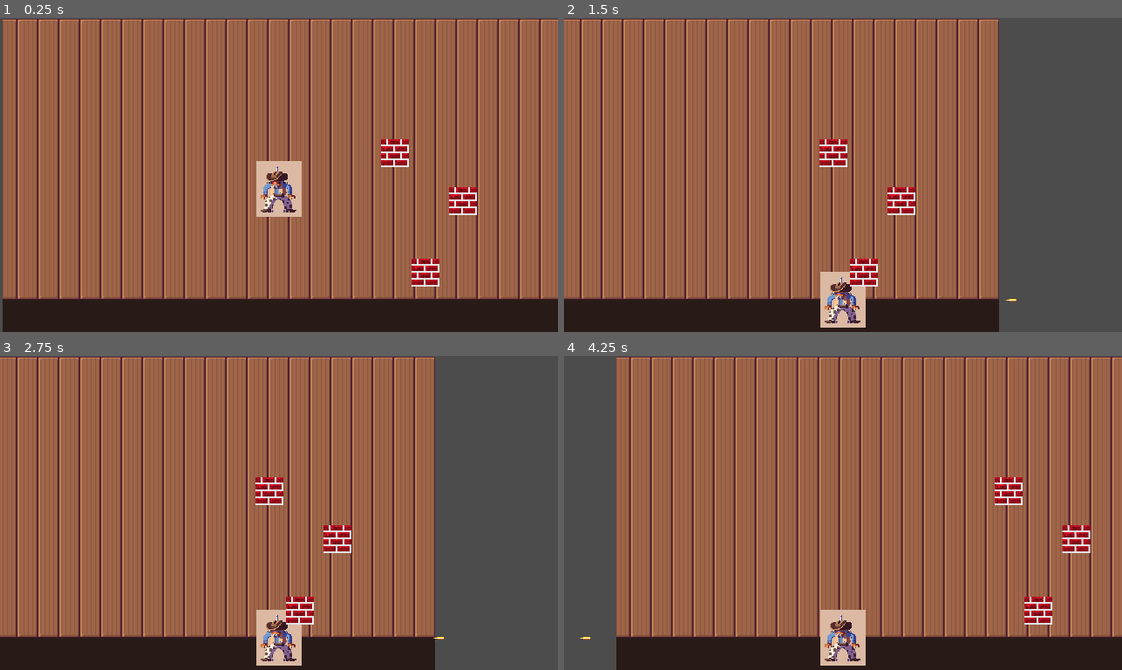
Above: before the commit, frames 1-4 (two rows, left to right).
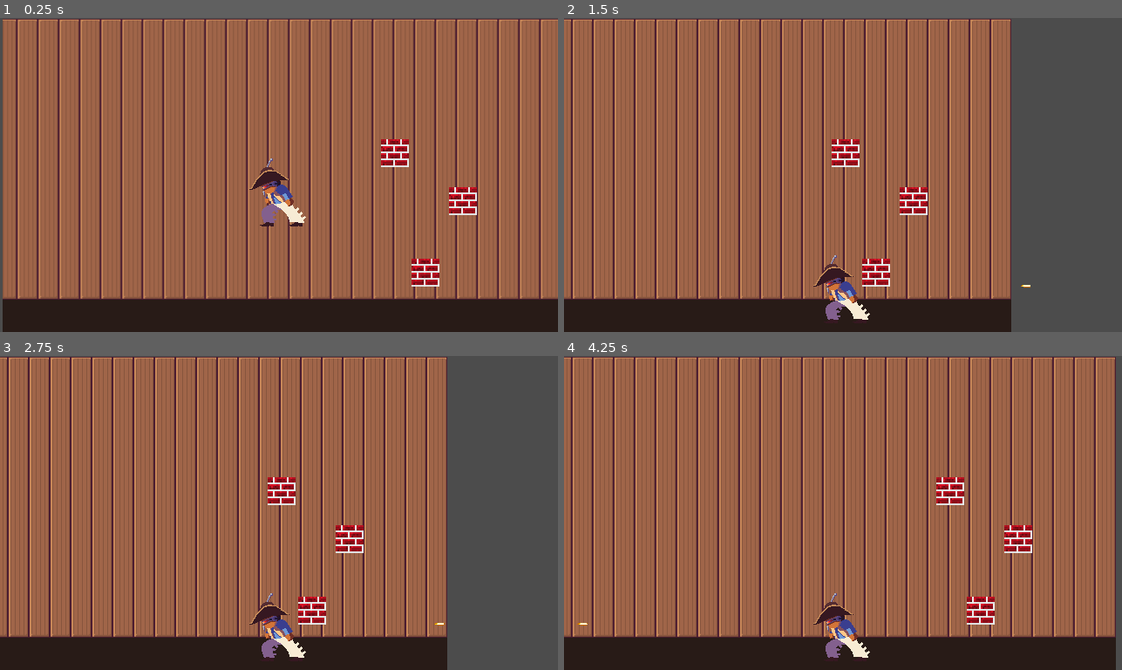
Above: after the commit, the same moments.

Repository: ttalexander2/Galactic-Hoedown-Showdown
Game: Godot game, scene res://Main.tscn
The game is run twice, just before and just after one commit, with the same random seed, the same clock (stepped at 60 frames per second) and the same inputs.
Inputs:
- Up to frame 1 (0.25 s): no input
- Up to frame 2 (1.5 s): hold Right (ui_right) 0.53-1.28 s; hold Down (ui_down) from 1.28 s (still down)
- Up to frame 3 (2.75 s): tap Enter at 2 s; release Down (ui_down) at 2.03 s; hold Right (ui_right) from 2.03 s (still down)
- Up to frame 4 (4.25 s): tap Space (ui_up) at 2.75 s; release Right (ui_right) at 2.78 s; hold Space (ui_up) 2.78-3.53 s; hold Left (ui_left) from 3.53 s (still down)

The runs differ from the first frame. In frame 1, 1.6% of the frame differs, in the area x 44-55%, y 44-67%; in frame 2, 25%; in frame 3, 27%; in frame 4, 43%, in the area x 0-100%, y 0-100%.

Commit message:
animation loaded sorta

Diff:
--- a/Player.tscn
+++ b/Player.tscn
@@ -1,11 +1,11 @@
 [gd_scene load_steps=23 format=2]
 
 [ext_resource path="res://Player.gd" type="Script" id=1]
-[ext_resource path="res://CowboyTemp.png" type="Texture" id=2]
+[ext_resource path="res://COWLAD_SPRITESHEET.png" type="Texture" id=2]
 
 [sub_resource type="CapsuleShape2D" id=1]
-radius = 12.1911
-height = 22.7149
+radius = 21.7503
+height = 33.3256
 
 [sub_resource type="Animation" id=2]
 resource_name = "Fall"
@@ -15,6 +15,32 @@
 
 [sub_resource type="Animation" id=4]
 resource_name = "Idle_Right"
+length = 0.8
+loop = true
+tracks/0/type = "value"
+tracks/0/path = NodePath("Sprite:frame")
+tracks/0/interp = 1
+tracks/0/loop_wrap = true
+tracks/0/imported = false
+tracks/0/enabled = true
+tracks/0/keys = {
+"times": PoolRealArray( 0, 0.2, 0.4, 0.6 ),
+"transitions": PoolRealArray( 1, 1, 1, 1 ),
+"update": 1,
+"values": [ 8, 9, 10, 11 ]
+}
+tracks/1/type = "value"
+tracks/1/path = NodePath("Sprite:position")
+tracks/1/interp = 1
+tracks/1/loop_wrap = true
+tracks/1/imported = false
+tracks/1/enabled = true
+tracks/1/keys = {
+"times": PoolRealArray( 0, 0.6 ),
+"transitions": PoolRealArray( 1, 1 ),
+"update": 1,
+"values": [ Vector2( 0, 0 ), Vector2( -1, 0 ) ]
+}
 
 [sub_resource type="Animation" id=5]
 resource_name = "Jump"
@@ -24,6 +50,20 @@
 
 [sub_resource type="Animation" id=7]
 resource_name = "Run_Left"
+length = 0.6
+loop = true
+tracks/0/type = "value"
+tracks/0/path = NodePath("Sprite:frame")
+tracks/0/interp = 1
+tracks/0/loop_wrap = true
+tracks/0/imported = false
+tracks/0/enabled = true
+tracks/0/keys = {
+"times": PoolRealArray( 0, 0.1, 0.2, 0.3, 0.4, 0.5 ),
+"transitions": PoolRealArray( 1, 1, 1, 1, 1, 1 ),
+"update": 1,
+"values": [ 0, 1, 2, 4, 5, 6 ]
+}
 
 [sub_resource type="Animation" id=8]
 resource_name = "Run_Right"
@@ -80,13 +120,18 @@
 
 [node name="Player" type="KinematicBody2D"]
 script = ExtResource( 1 )
+__meta__ = {
+"_edit_group_": true
+}
 
 [node name="Sprite" type="Sprite" parent="."]
-scale = Vector2( 0.05, 0.05 )
+position = Vector2( -1, 0 )
 texture = ExtResource( 2 )
+vframes = 3
+hframes = 4
 
 [node name="CollisionShape2D" type="CollisionShape2D" parent="."]
-position = Vector2( -1.16798, 4.00452 )
+position = Vector2( 0.0933647, 5.26586 )
 shape = SubResource( 1 )
 
 [node name="AnimationPlayer" type="AnimationPlayer" parent="."]
--- a/project.godot
+++ b/project.godot
@@ -26,6 +26,29 @@
 window/stretch/mode="viewport"
 window/stretch/aspect="keep"
 
+[importer_defaults]
+
+texture={
+"compress/bptc_ldr": 0,
+"compress/hdr_mode": 0,
+"compress/lossy_quality": 0.7,
+"compress/mode": 0,
+"compress/normal_map": 0,
+"detect_3d": false,
+"flags/anisotropic": false,
+"flags/filter": false,
+"flags/mipmaps": false,
+"flags/repeat": 0,
+"flags/srgb": 2,
+"process/HDR_as_SRGB": false,
+"process/fix_alpha_border": true,
+"process/invert_color": false,
+"process/premult_alpha": false,
+"size_limit": 0,
+"stream": false,
+"svg/scale": 1.0
+}
+
 [input]
 
 ui_left={
Binary file added: COWLAD_SPRITESHEET.png
Not shown, added: COWLAD_SPRITESHEET.png.import
